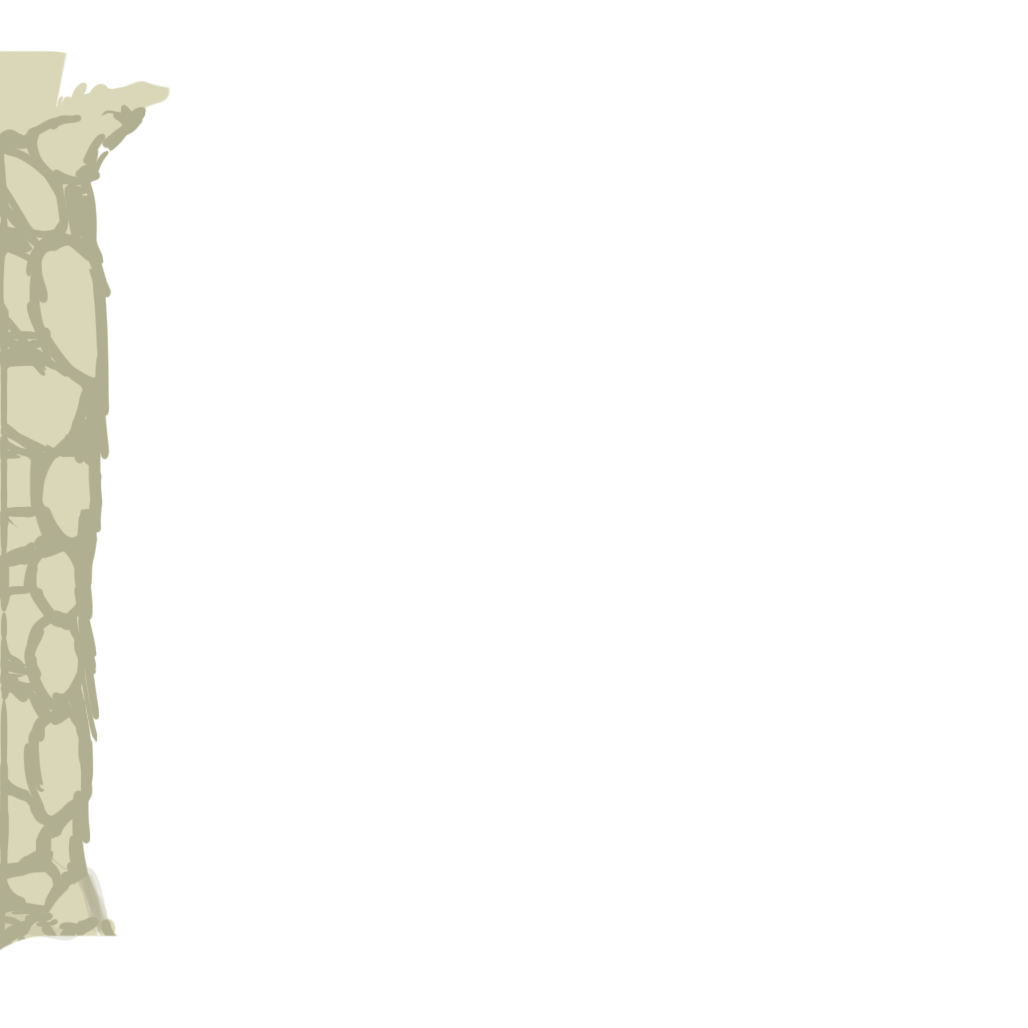
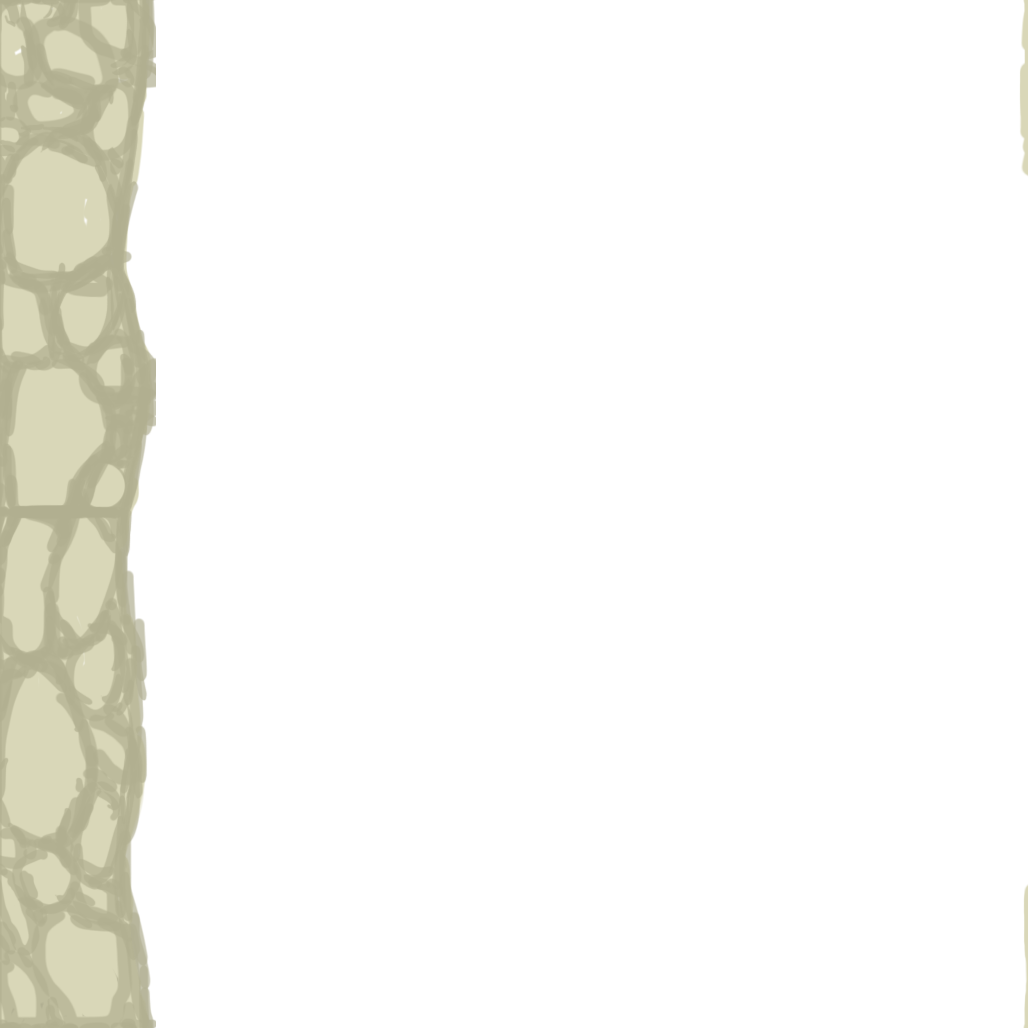
Revision of a layered 1028×1028 image; what changed, layer by layer:
renamed "Layer 1" to "Layer 3", blend normal → luminosity, moved it above "Layer 2", painted on it over [0, 0, 171, 1028]
painted on "Layer 2" over [0, 0, 1028, 1028]
